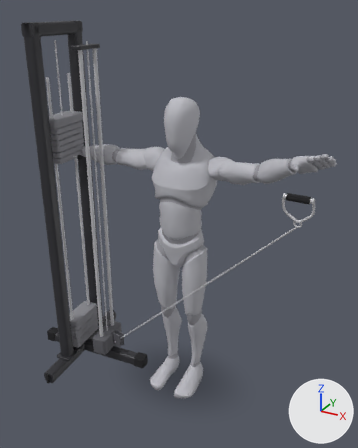
Two versions of the glTF model app/src/main/assets/mannequins/cable_lateral_raise.glb, one commit apart.
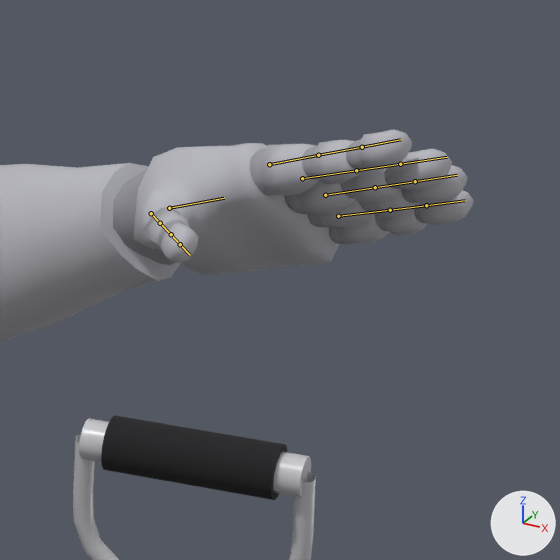
Each version appears first whole from a 50 mm lens placed at (1.262, -2.308, 2.263), pointed at (-0.014, 0.011, 1.103), and next in a close-up on the part from 76% to 97% of the width and 30% to 47% of the height. Every picture has the same lights, and +X, +Y and +Z are marked at lower right. The first two pictures are the older version. Both versions are drawn at frame 0 of the action 'lowering'; the numbers are the values there. The bones that change, and the others that lie on the model, are drawn over the model as lines in the close-ups.

Objects in the first close-up: 'body', 'body_1', 'cable_handle_l_0', 'cable_handle_l_1', 'cable_handle_l_2'.
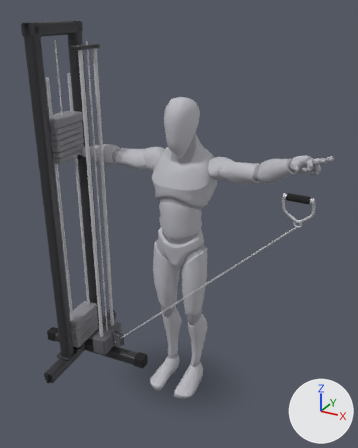
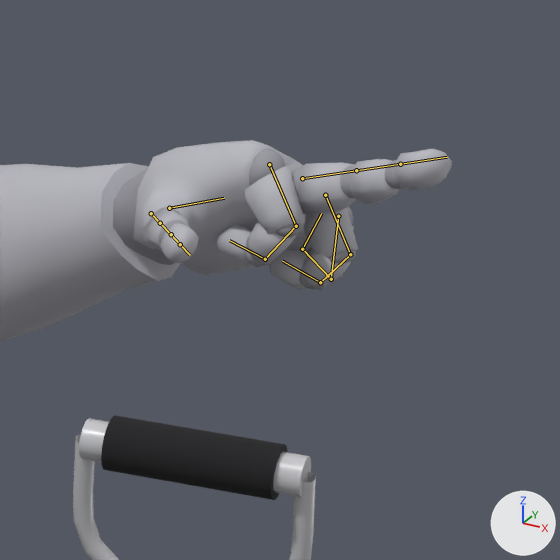
Location of each change, (x1, y1, x2, y2) in pixels of the close-ups (560 x 560 px):
'body', posed: before (0, 129, 474, 341); after (0, 140, 452, 341)
'body_1', posed: before (113, 139, 425, 265); after (113, 148, 402, 289)
bone 'index_01_l', root to tip: before (269, 164) to (318, 155); after (269, 164) to (296, 226)
bone 'index_02_l', root to tip: before (318, 155) to (362, 147); after (296, 226) to (265, 259)
bone 'index_03_l', root to tip: before (362, 147) to (400, 139); after (265, 259) to (229, 240)
bone 'pinky_01_l', root to tip: before (338, 216) to (390, 210); after (338, 216) to (331, 279)
bone 'pinky_02_l', root to tip: before (390, 210) to (426, 205); after (331, 279) to (302, 249)
bone 'pinky_03_l', root to tip: before (426, 205) to (465, 200); after (302, 249) to (321, 213)
bone 'ring_01_l', root to tip: before (325, 195) to (375, 187); after (325, 195) to (350, 254)
bone 'ring_02_l', root to tip: before (375, 187) to (415, 181); after (350, 254) to (320, 282)
bone 'ring_03_l', root to tip: before (415, 181) to (457, 175); after (320, 282) to (282, 261)

What the commit changed:
Bone 'index_01_l' (bone_index_01_l) turns from (0, 0, 0) to (56, 20, -36) degrees about its own x, y and z.
Bone 'index_02_l' (bone_index_02_l) turns from (0, 0, 0) to (60, 22, -38) degrees about its own x, y and z.
Bone 'index_03_l' (bone_index_03_l) turns from (0, 0, 0) to (45, 13, -30) degrees about its own x, y and z.
Bone 'pinky_01_l' (bone_pinky_01_l) turns from (0, 0, 0) to (83, 39, -44) degrees about its own x, y and z.
Bone 'pinky_02_l' (bone_pinky_02_l) turns from (0, 0, 0) to (89, 44, -45) degrees about its own x, y and z.
Bone 'pinky_03_l' (bone_pinky_03_l) turns from (0, 0, 0) to (66, 26, -40) degrees about its own x, y and z.
Bone 'ring_01_l' (bone_ring_01_l) turns from (0, 0, 0) to (56, 20, -36) degrees about its own x, y and z.
Bone 'ring_02_l' (bone_ring_02_l) turns from (0, 0, 0) to (60, 22, -38) degrees about its own x, y and z.
Bone 'ring_03_l' (bone_ring_03_l) turns from (0, 0, 0) to (45, 13, -30) degrees about its own x, y and z.
